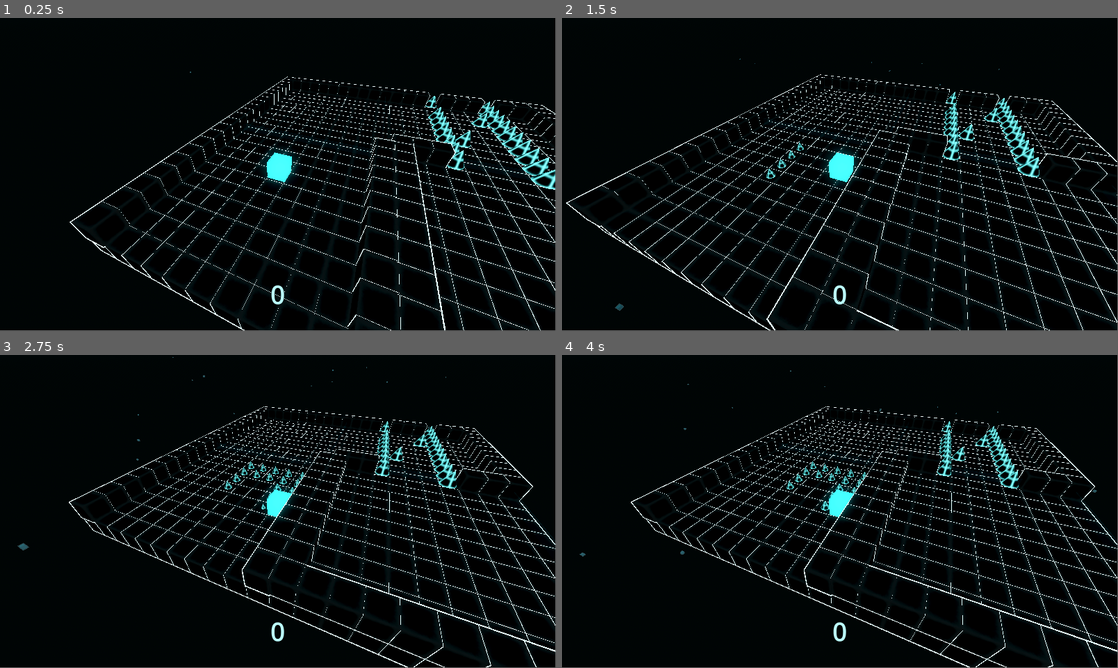
Above: before the commit, frames 1-4 (two rows, left to right).
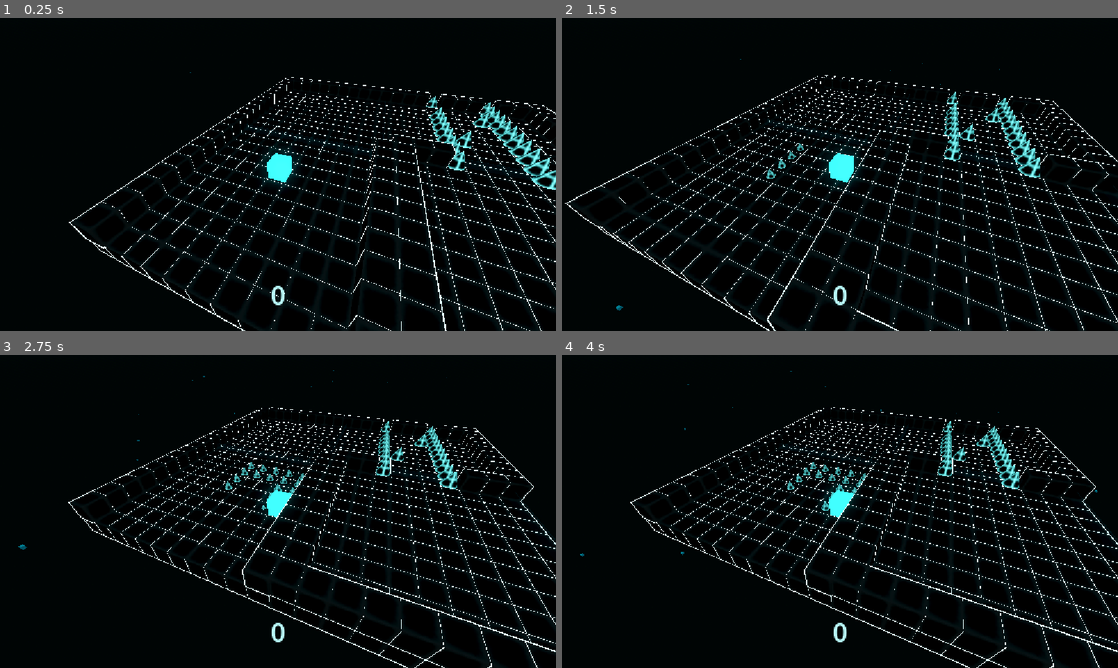
Above: after the commit, the same moments.

Repository: Username4D/rasterrun
Game: Godot game, scene res://scenes/demo_scene.tscn
The game is run twice, just before and just after one commit, with the same random seed, the same clock (stepped at 60 frames per second) and the same inputs.
Inputs:
- Up to frame 1 (0.25 s): no input
- Up to frame 2 (1.5 s): hold Right (ui_right) 0.53-1.28 s; hold Down (ui_down) from 1.28 s (still down)
- Up to frame 3 (2.75 s): release Down (ui_down) at 2.03 s; hold Right (ui_right) from 2.03 s (still down)
- Up to frame 4 (4 s): tap Enter at 2.75 s; release Right (ui_right) at 2.78 s; hold Up (ui_up) 2.78-3.53 s; tap Space at 3.5 s; hold Left (ui_left) from 3.53 s (still down)
In our replay, the window is 799x449 before the commit and 800x450 after it. These sizes can differ from the game's own. Grey fills any space a smaller window leaves; there, only what the larger window draws over its background counts as a difference.

The runs differ from the first frame. In frame 1, 4.4% of the frame differs, in the area x 12-100%, y 17-100%; in frame 2, 4.7%, in the area x 0-100%, y 12-100%; in frame 3, 4.3%; in frame 4, 4.3%.

Commit message:
removed particles due to performance

Diff:
--- a/project.godot
+++ b/project.godot
@@ -13,6 +13,10 @@
 config/name="Rasterrun"
 run/main_scene="uid://cqf1pye3c1kvl"
 config/features=PackedStringArray("4.5")
+
+[display]
+
+window/stretch/mode="canvas_items"
 
 [editor_plugins]
 
--- a/scenes/player.tscn
+++ b/scenes/player.tscn
@@ -1,7 +1,6 @@
-[gd_scene load_steps=13 format=3 uid="uid://bl7uumbime3mk"]
+[gd_scene load_steps=11 format=3 uid="uid://bl7uumbime3mk"]
 
 [ext_resource type="Script" uid="uid://cra6mwlhwevg5" path="res://scripts/player.gd" id="1_3vyb7"]
-[ext_resource type="Shader" uid="uid://bc70aqe0mewbd" path="res://resources/outline.gdshader" id="2_g2els"]
 
 [sub_resource type="BoxMesh" id="BoxMesh_u8vuu"]
 
@@ -32,19 +31,11 @@
 scale_over_velocity_max = 16.0
 scale_over_velocity_curve = SubResource("CurveTexture_dqkch")
 
-[sub_resource type="ShaderMaterial" id="ShaderMaterial_tuyoq"]
-render_priority = 0
-shader = ExtResource("2_g2els")
-shader_parameter/color = Color(0.70420504, 0.935741, 1, 0.20400001)
-shader_parameter/size = 1.2999999932944
-
-[sub_resource type="StandardMaterial3D" id="StandardMaterial3D_fjrip"]
-next_pass = SubResource("ShaderMaterial_tuyoq")
-transparency = 1
-albedo_color = Color(0.47657922, 0.96489865, 1, 0.35900003)
+[sub_resource type="StandardMaterial3D" id="StandardMaterial3D_g2els"]
+albedo_color = Color(0.8249593, 1, 1, 1)
 
 [sub_resource type="BoxMesh" id="BoxMesh_smehm"]
-material = SubResource("StandardMaterial3D_fjrip")
+material = SubResource("StandardMaterial3D_g2els")
 size = Vector3(0.2, 0.2, 0.2)
 
 [node name="player" type="CharacterBody3D" groups=["player"]]
